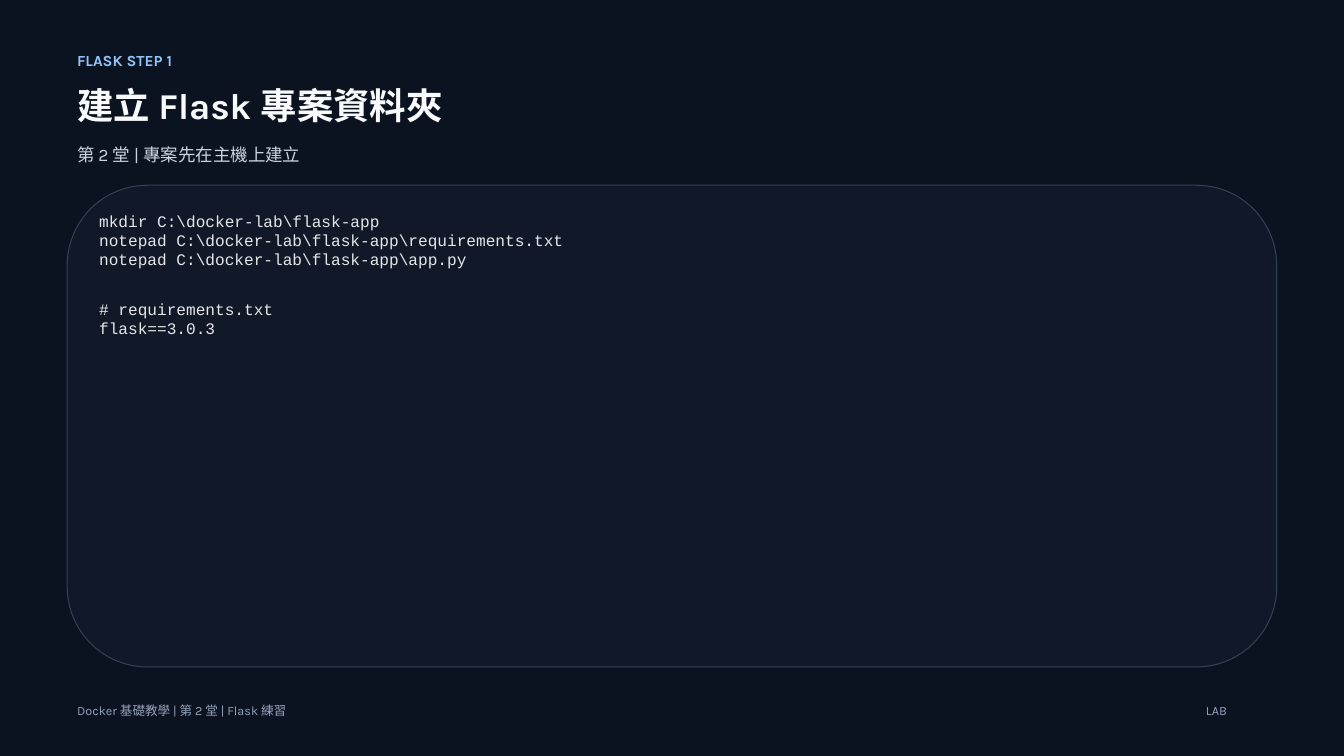
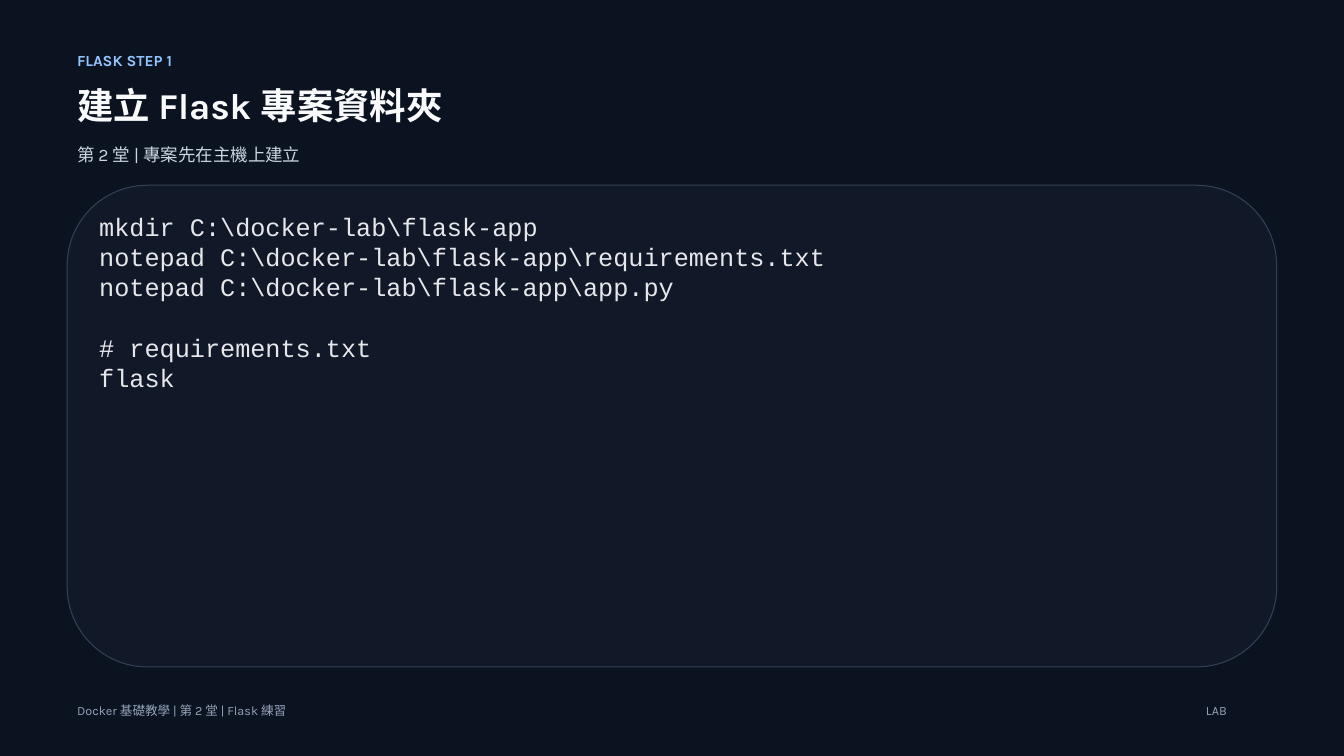
Before and after one commit to lalalalaluk/docker-practice, a slide deck: slide 23 of slides/docker-session2-flask-volume.pptx (slide 36 before the commit). Drawn at 1344x756 pixels with LibreOffice and Linux fonts; fonts in the diff are those of the drawing. Boxes give left, top, right and bottom in pixels: in the first picture for what was removed or moved away, otherwise in the second. Text is boxed around its words. In the diff, an @@ line names an element or a change of style, - is before the commit and + after.

Commit message:
Update Docker session slides

```diff
--- a/slides/docker-session2-flask-volume.pptx
+++ b/slides/docker-session2-flask-volume.pptx
@@ text at box(99, 217, 825, 363): size 11.5 to 18 pt @@
@@ text at box(99, 369, 175, 388): text changed; size 11.5 to 18 pt @@
-flask==3.0.3
+flask
```
Also in this commit, not shown: 15 other slides changed, 14 slides removed, 2 other files.
